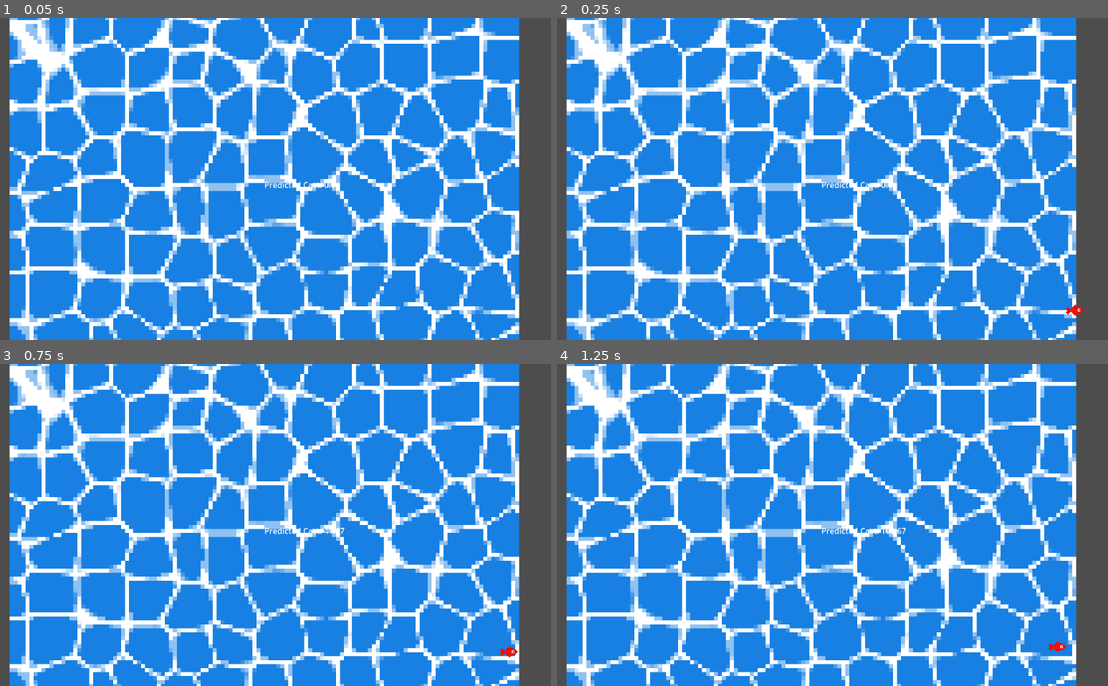
Above: before the commit, frames 1-4 (two rows, left to right).
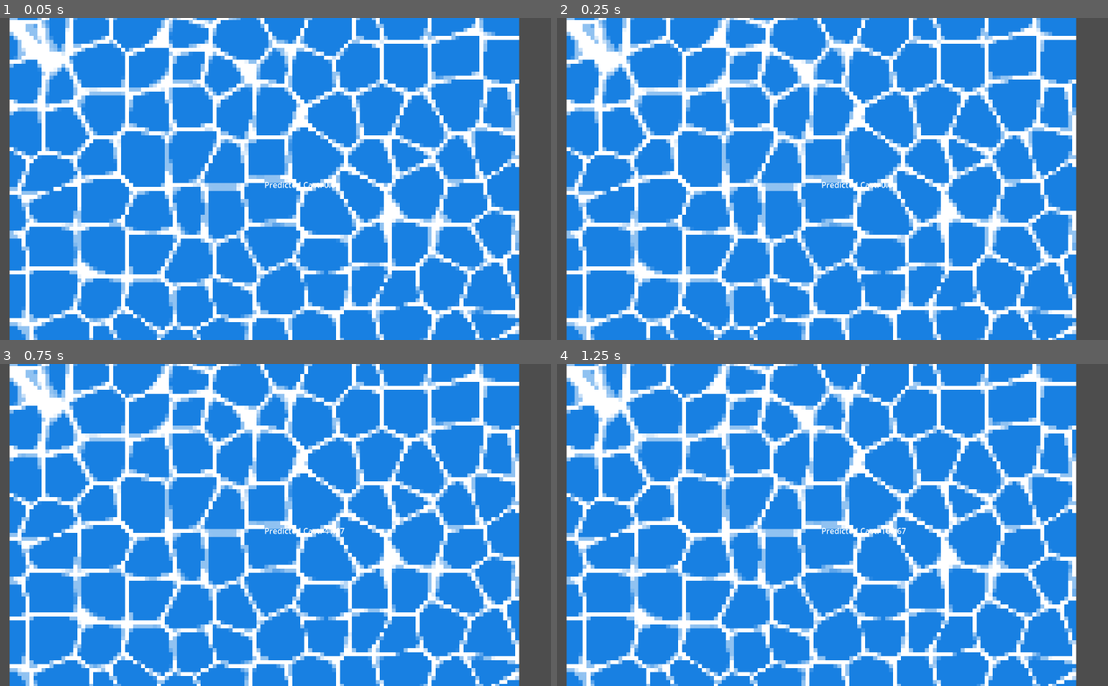
Above: after the commit, the same moments.

Repository: manspider-thatdev/fishing-game
Game: Godot game, scene res://scenes/main.tscn
Two runs of this game, one before a commit and one after it. Both use one fixed random seed, a clock stepped at 60 frames per second and the inputs below.
Inputs:
- Up to frame 1 (0.05 s): no input
- Up to frame 2 (0.25 s): no input
- Up to frame 3 (0.75 s): hold D (right) from 0.53 s (still down); hold Space (space) from 0.53 s (still down)
- Up to frame 4 (1.25 s): keep holding D (right); keep holding Space (space)

Frame 1 is identical in both runs. In frame 2, less than 0.1% of the frame differs, in the area x 92-96%, y 88-93%; in frame 3, less than 0.1%; in frame 4, less than 0.1%, in the area x 89-93%, y 86-90%.
Error after the commit: Parse Error: Identifier "is_immortal" not declared in the current scope. (res://scripts/fish.gd:47)

Commit message:
Partial New Implementation

Diff:
--- a/scenes/fish.tscn
+++ b/scenes/fish.tscn
@@ -11,6 +11,9 @@
 collision_mask = 7
 script = ExtResource("1_i6n2h")
 is_immortal = true
+lifespan = null
+time_until_move = null
+move_speed = null
 
 [node name="Sprite2D" type="Sprite2D" parent="."]
 texture = ExtResource("1_lonme")
--- a/scripts/fish.gd
+++ b/scripts/fish.gd
@@ -1,5 +1,18 @@
 extends Area2D
+class_name Fish
 
+enum FishStates {ROAM, SEEK, HOOK, FLEE}
+var fish_state: FishStates = FishStates.ROAM
+
+class FishData: # for instantiation
+	var is_immortal: bool = false
+	var lifespan: float = 60.0
+	var time_until_move: float = 3.0
+	var move_speed: float = 40.0
+	var flee_wait: float = time_until_move
+	var texture2D: Texture2D = preload("res://assets/2d/placeholder fish/FishRed.png")
+
+var fish_data: FishData
 var rng := RandomNumberGenerator.new()
 
 @onready var screensize: Vector2 = get_viewport().get_visible_rect().size
@@ -13,38 +26,21 @@
 	get():
 		return current_target.position
 
-enum FishStates {ROAM, SEEK, HOOK, FLEE}
-var fish_state: FishStates = FishStates.ROAM
-
-@export var is_immortal: bool = false
-@export var lifespan: float = 60.0
-@export var time_until_move: float = 3.0
-@export var move_speed: float = 40.0
-@export var flee_wait: float = time_until_move
-
 # Called when the node enters the scene tree for the first time.
 func _ready() -> void:
+	sprite.texture = fish_data.texture2D
 	new_target()
+	move_timer.start(fish_data.time_until_move)
+	if fish_data.is_immortal == false:
+		life_timer.start(fish_data.lifespan)
 
-
-# Sets the values of the fish instance. Will probably need more parameters when fish gets more complicated.
-func set_values(new_immortal: bool, new_lifespan: float, new_time_until_move: float, new_move_speed: float, new_position: Vector2, new_texture: Texture2D):
-	is_immortal = new_immortal
-	lifespan = new_lifespan
-	time_until_move = new_time_until_move
-	move_speed = new_move_speed
+# Sets the values of the fish instance. Update the FishData class above for more needed parameters
+func set_values(new_position: Vector2, new_data: FishData = FishData.new()):
+	fish_data.is_immortal = new_data.is_immortal
+	fish_data.lifespan = new_data.lifespan
+	fish_data.time_until_move = new_data.time_until_move
+	fish_data.move_speed = new_data.move_speed
 	position = new_position
-	sprite.set_texture(new_texture)
-
-
-# Sets the values of the fish instance and starts its timers.
-func set_initial_values(new_immortal: bool, new_lifespan: float, new_time_until_move: float, new_move_speed: float, new_position: Vector2, new_texture: Texture2D):
-	set_values(new_immortal, new_lifespan, new_time_until_move, new_move_speed, new_position, new_texture)
-
-	move_timer.start(time_until_move)
-	if !is_immortal:
-		life_timer.start(new_lifespan)
-
 
 # Called every frame. 'delta' is the elapsed time since the previous frame.
 func _process(delta: float) -> void:
@@ -52,10 +48,8 @@
 		if fish_state != FishStates.SEEK && fish_state != FishStates.HOOK:
 			queue_free()
 
-
 func set_target(pos: Vector2) -> void:
 	idle_target.position = pos
-
 
 func new_target() -> void:
 	var direction := Vector2(rng.randf_range(-1, 1), rng.randf_range(-1, 1))
@@ -80,8 +74,8 @@
 
 
 func _on_lifespan_timeout() -> void:
-	if is_immortal:
-		life_timer.start(lifespan)
+	if fish_data.is_immortal:
+		life_timer.start(fish_data.lifespan)
 	elif fish_state != FishStates.SEEK && fish_state != FishStates.HOOK:
 		queue_free()
 
@@ -91,17 +85,14 @@
 	print("Fish wants to move to:")
 	print(current_target.position)
 
-
 func _on_fleeing_timeout() -> void:
 	new_target()
 	fish_state = FishStates.ROAM
 	current_target = idle_target
 
-
 # Future Signals Probably
 func _on_catch() -> void: # When entering nearest bobber range and biting
 	fish_state = FishStates.HOOK
-
 
 func _on_bobber_move(bobber: Node2D, isScared: bool) -> void: # Check for Interest or Startle
 	current_target = bobber
@@ -109,4 +100,4 @@
 		fish_state = FishStates.SEEK
 	elif isScared:
 		fish_state = FishStates.FLEE
-		flee_timer.start(flee_wait)
+		flee_timer.start(fish_data.flee_wait)
--- a/scripts/fish_parent.gd
+++ b/scripts/fish_parent.gd
@@ -1,8 +1,9 @@
-extends Node2D
+extends Node
+
+var rng := RandomNumberGenerator.new()
+var fish_scene = preload("res://scenes/fish.tscn")
 
 @onready var time_since_last_check = 0;
-@onready var fish = preload("res://scenes/fish.tscn")
-@onready var random = RandomNumberGenerator.new()
 @onready var screen_size: Vector2 = get_viewport().get_visible_rect().size
 
 # Potentially unnecessary since get_child_count() exists.
@@ -11,11 +12,11 @@
 const FISH_CAP = 5
 const TIME_BETWEEN_CHECKS = 0.05
 
-@onready var generic_red_fish = load("res://assets/2d/placeholder fish/FishRed.png")
+# @onready var generic_red_fish = load("res://assets/2d/placeholder fish/FishRed.png")
 
 # Called when the node enters the scene tree for the first time.
 func _ready() -> void:
-	random.randomize()
+	rng.randomize()
 
 
 # Called every frame. 'delta' is the elapsed time since the previous frame.
@@ -29,7 +30,8 @@
 
 # Spawns a fish at a random location.
 func spawn_fish():
-	var new_fish = fish.instantiate()
+	var new_fish = fish_scene.instantiate()
+	new_fish.screensize = 0
 	add_child(new_fish)
 	var initial_position: Vector2 = Vector2(random.randf_range(0, screen_size.x), random.randf_range(0, screen_size.y))
 	new_fish.set_initial_values(false, 60, 3, 40, initial_position, generic_red_fish)
--- a/scripts/qte_event.gd
+++ b/scripts/qte_event.gd
@@ -36,6 +36,7 @@
 
 # Called when the node enters the scene tree for the first time.
 func _ready() -> void:
+	rng.randomize()
 	choose_inputs()
 	timer.one_shot = true
 	timer.start(time)
